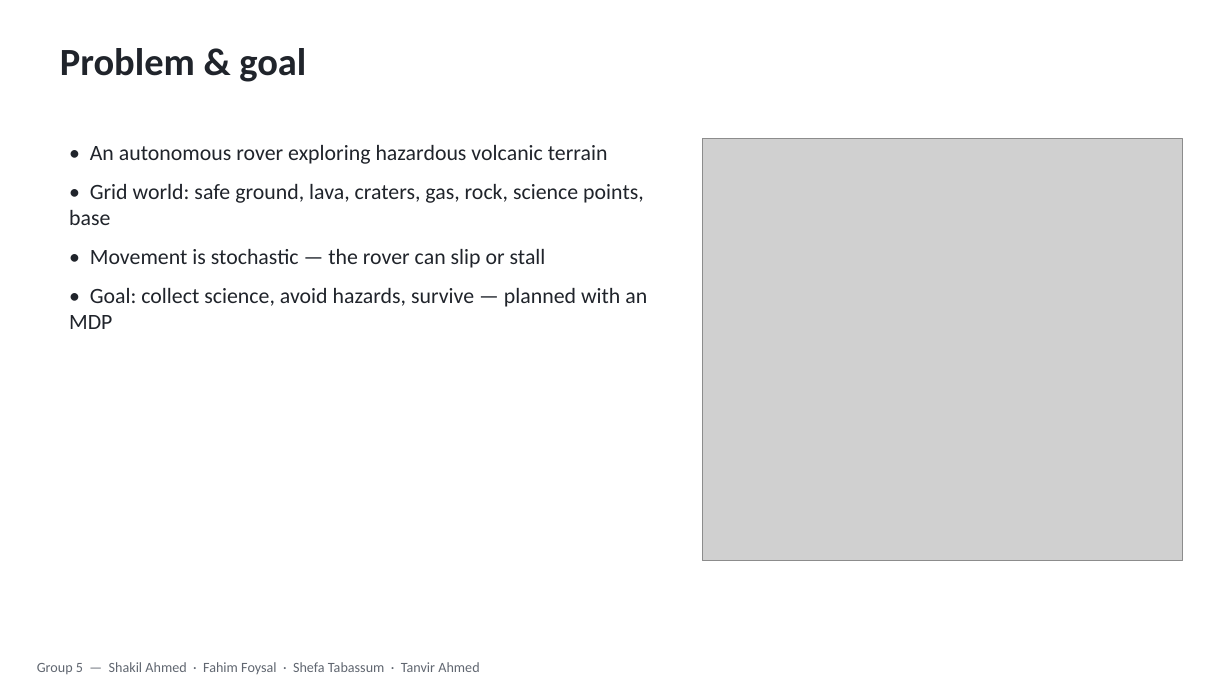
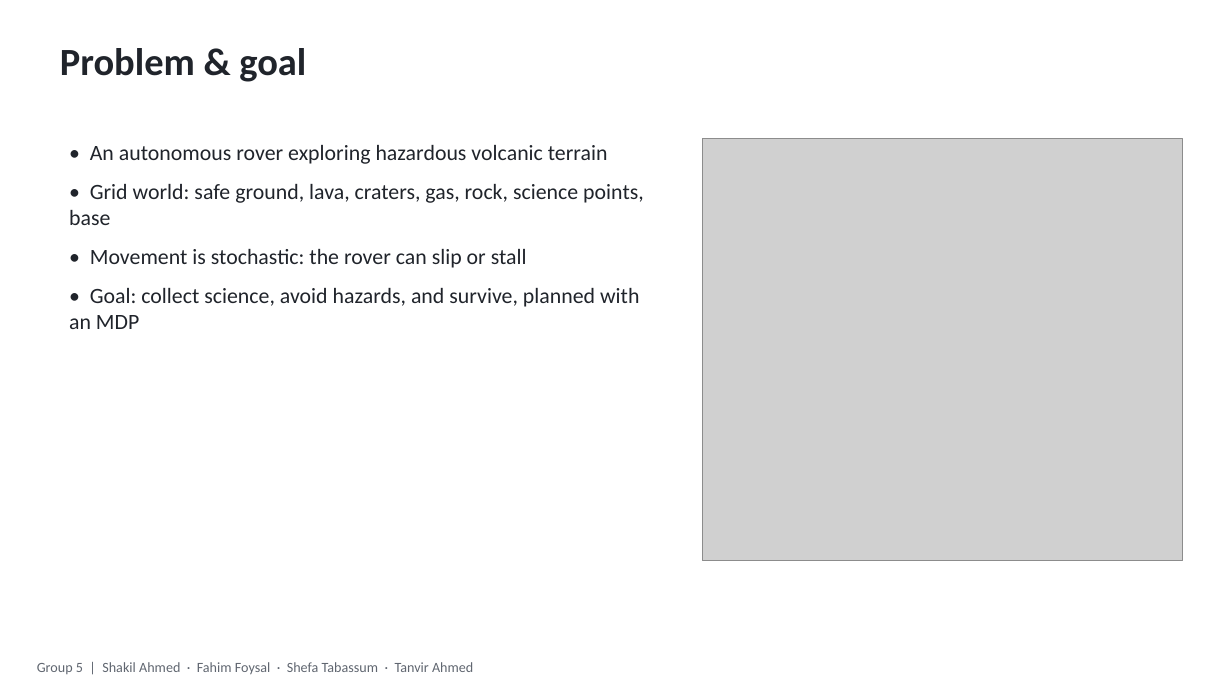
Before and after one commit to MRSHAKILS/Autonomous-Volcanic-Terrain-Exploration-Using-Markov-Decision-Process, a slide deck: slide 2 of others/update_presentation.pptx. Drawn at 1232x693 pixels with LibreOffice and Linux fonts; fonts in the diff are those of the drawing; grey boxes stand for pictures. Boxes give left, top, right and bottom in pixels: in the first picture for what was removed or moved away, otherwise in the second. Text is boxed around its words. In the diff, an @@ line names an element or a change of style, - is before the commit and + after.

```diff
--- a/others/update_presentation.pptx
+++ b/others/update_presentation.pptx
@@ text at (69, 249, 639, 329): text changed @@
-• Movement is stochastic — the rover can slip or stall
-• Goal: collect science, avoid hazards, survive — planned with an MDP
+• Movement is stochastic: the rover can slip or stall
+• Goal: collect science, avoid hazards, and survive, planned with an MDP
@@ text at (37, 662, 473, 674): text changed @@
-Group 5 — Shakil Ahmed · Fahim Foysal · Shefa Tabassum · Tanvir Ahmed
+Group 5 | Shakil Ahmed · Fahim Foysal · Shefa Tabassum · Tanvir Ahmed
```
Also in this commit, not shown: 5 other slides changed, 11 other files.
